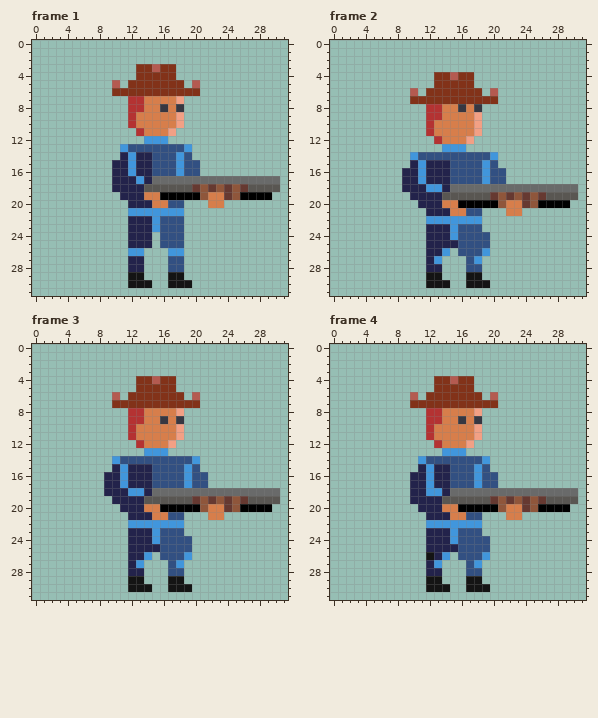
One commit to this pixel-art file: assets/asesprite/cop-shotgun.ase. The first picture shows the starting point.
32x32 pixels, 34 frames. Shown: frame 1, frame 2, frame 3, frame 4. The commit also changed other frames, which this record leaves out.
The result:
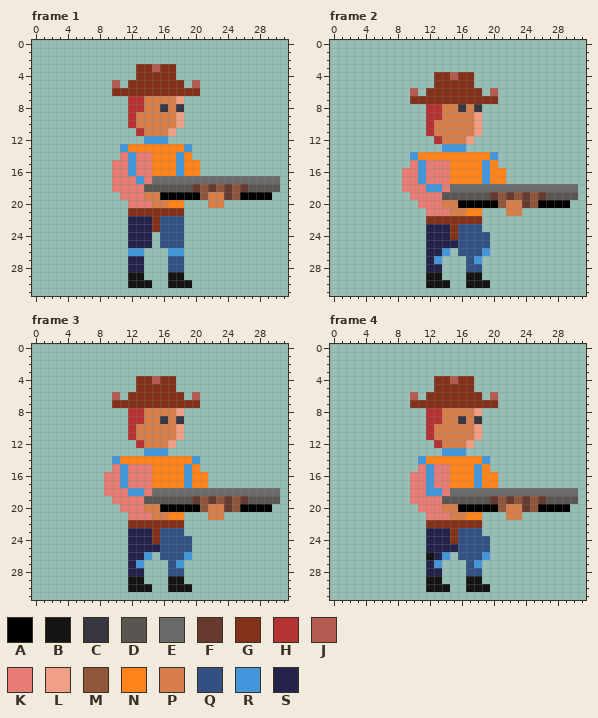
Palette (. is transparent): A #000000  B #141414  C #373741  D #595652  E #696a6a  F #663931  G #823219  H #b43232  J #b45a50  K #e67c73  L #f2a085  M #8f563b  N #ff851b  P #d77e4b  Q #325082  R #4196dc  S #23234b
Difference:
Frame 1:
y 13: x 12..18 QQQQQQQ -> NNNNNNN
y 14: x 11 S -> K; x 13..17 SSQQQ -> KKNNN; x 19 Q -> N
y 15..16: x 10..11 SS -> KK; x 13..17 SSQQQ -> KKNNN; x 19..20 QQ -> NN
y 17: x 10..12 SSS -> KKK; x 14 S -> K
y 18: x 10..13 SSSS -> KKKK
y 19: x 11..13 SSS -> KKK
y 20: x 12..14 SSS -> KKK; x 17..18 QQ -> NN
y 21: x 12..18 RRRRRRR -> GGGGGGG
y 22..23: x 15 R -> G
Frame 2:
y 14: x 11..19 QQQQQQQQQ -> NNNNNNNNN
y 15: x 10 S -> K; x 12..18 SSSQQQQ -> KKKNNNN; x 20 Q -> N
y 16..17: x 9..10 SS -> KK; x 12..18 SSSQQQQ -> KKKNNNN; x 20..21 QQ -> NN
y 18: x 9..11 SSS -> KKK; x 14 S -> K
y 19: x 10..13 SSSS -> KKKK
y 20: x 11..13 SSS -> KKK
y 21: x 12..14 SSS -> KKK; x 17..18 QQ -> NN
y 22: x 12..18 RRRRRRR -> GGGGGGG
y 23..24: x 15 R -> G
Frame 3: the same change as frame 2
Frame 4:
y 14: x 12..18 QQQQQQQ -> NNNNNNN
y 15: x 11 S -> K; x 13..17 SSQQQ -> KKNNN; x 19 Q -> N
y 16..17: x 10..11 SS -> KK; x 13..17 SSQQQ -> KKNNN; x 19..20 QQ -> NN
y 18: x 10..11 SS -> KK; x 14 S -> K
y 19: x 10..13 SSSS -> KKKK
y 20: x 11..13 SSS -> KKK
y 21: x 12..14 SSS -> KKK; x 17..18 QQ -> NN
y 22: x 12..18 RRRRRRR -> GGGGGGG
y 23..24: x 15 R -> G
